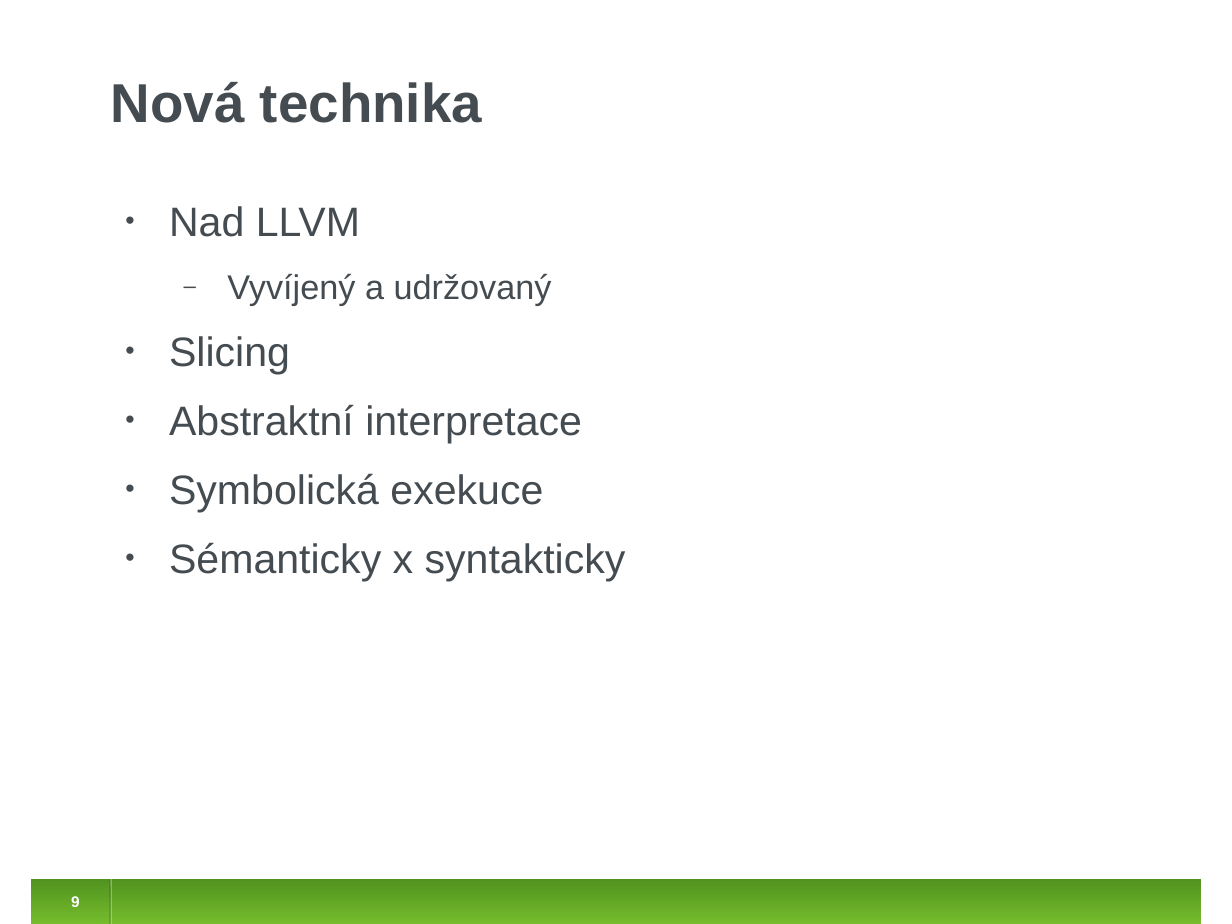
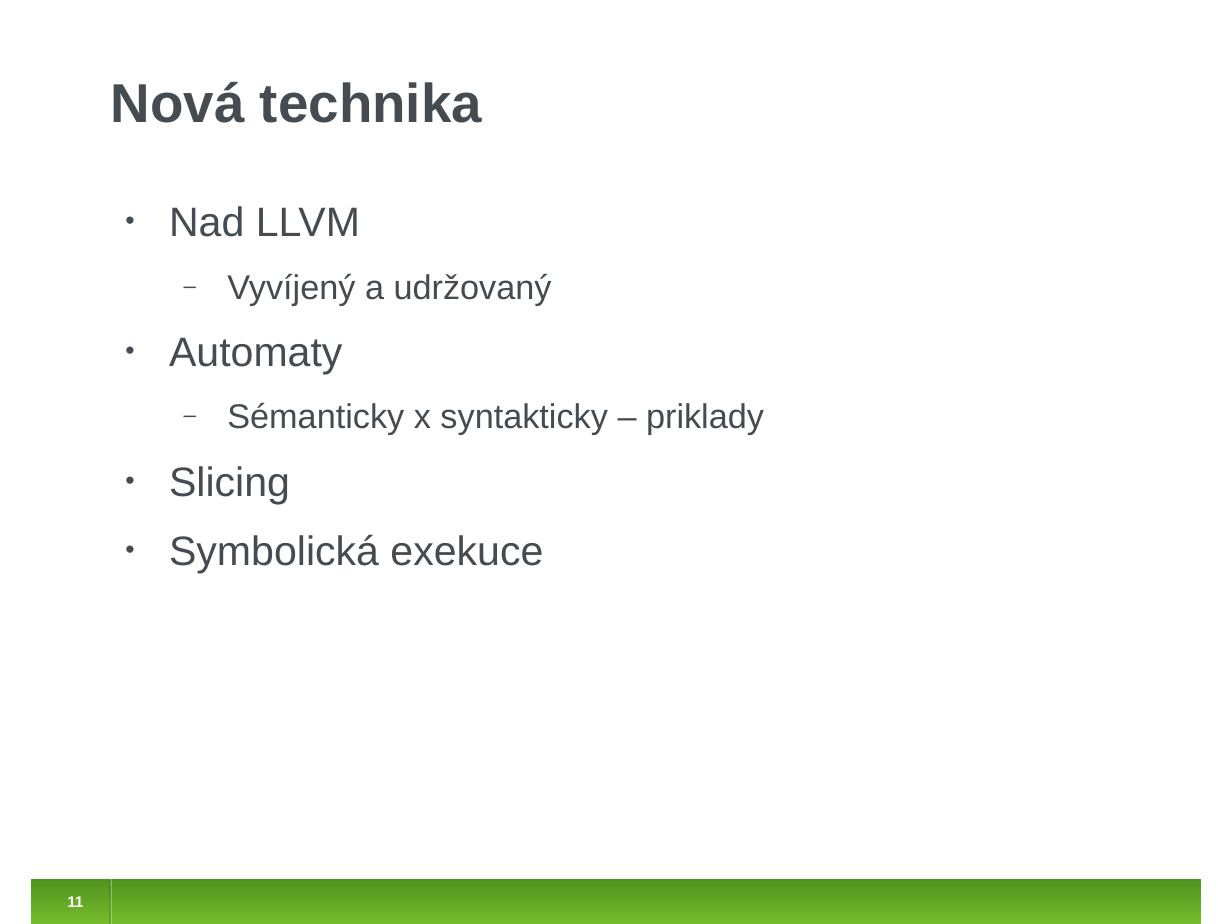
Before and after one commit to jirislaby/writings, a slide deck: slide 11 of presentations/stanse_prase.odp (slide 9 before the commit). Drawn at 1232x924 pixels with LibreOffice and Linux fonts; fonts in the diff are those of the drawing. Boxes give left, top, right and bottom in pixels: in the first picture for what was removed or moved away, otherwise in the second. Text is boxed around its words. In the diff, an @@ line names an element or a change of style, - is before the commit and + after.

```diff
--- a/presentations/stanse_prase.odp
+++ b/presentations/stanse_prase.odp
@@ text at [169,404,582,444]: paragraph removed @@
-• Abstraktní interpretace
@@ text at [227,402,764,435]: paragraphs added @@
+• Automaty
+  ‒ Sémanticky x syntakticky – priklady
@@ text at [169,542,626,581]: paragraph removed @@
-• Sémanticky x syntakticky
@@ page number at [67,896,83,907]: text changed @@
-9
+11
```
Also in this commit, not shown: 9 other slides changed, 5 slides added, 3 slides removed.
